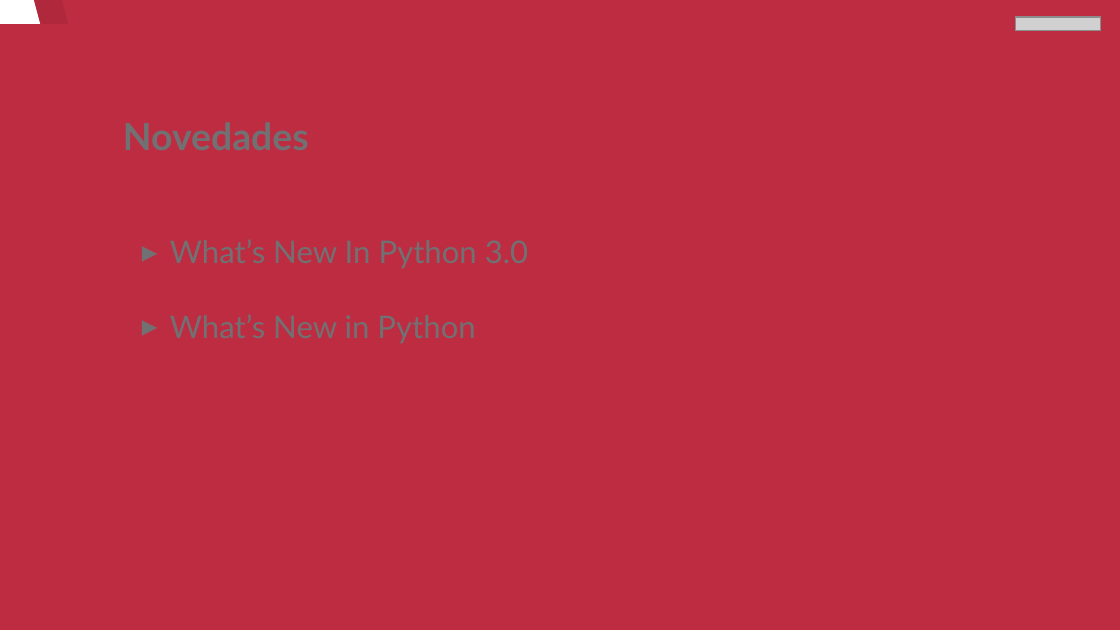
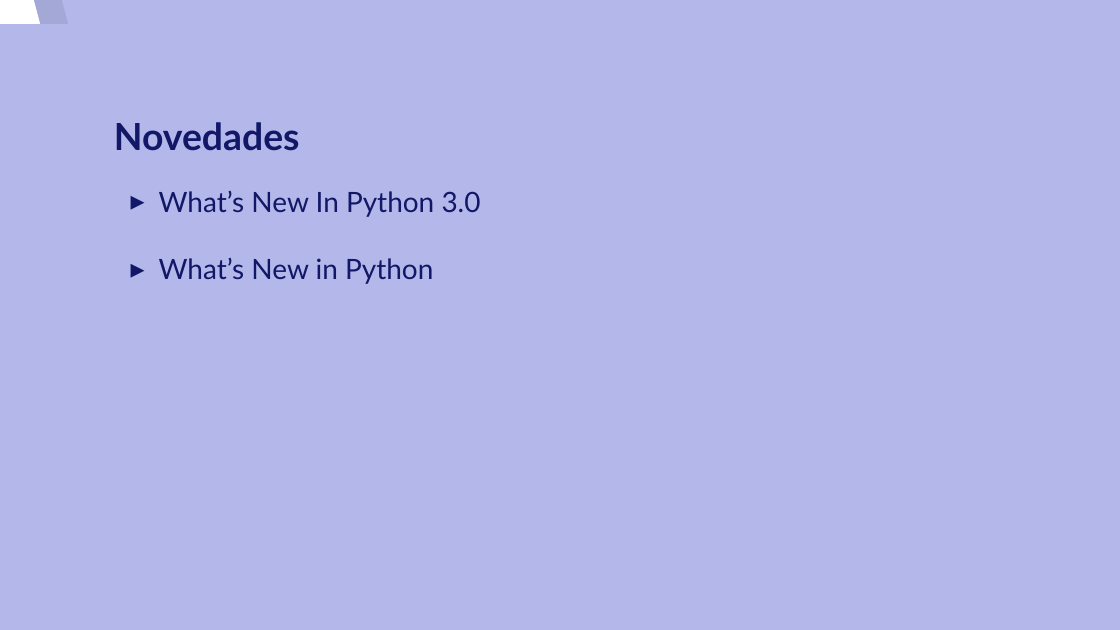
Before and after one commit to josedom24/curso_python3, a slide deck: slide 3 of curso/u2/u2.odp. Drawn at 1120x630 pixels with LibreOffice and Linux fonts; fonts in the diff are those of the drawing; grey boxes stand for pictures. Boxes give left, top, right and bottom in pixels: in the first picture for what was removed or moved away, otherwise in the second. Text is boxed around its words. In the diff, an @@ line names an element or a change of style, - is before the commit and + after.

```diff
--- a/curso/u2/u2.odp
+++ b/curso/u2/u2.odp
@@ background #BE2C42 to #B3B7E9 @@
@@ picture removed at [1015,17,1101,30] @@
@@ title added at [114,122,300,151], 24 pt, text #121867, bold @@
+Novedades
@@ text added at [159,191,481,284], 18 pt, text #121867 @@
+▸ What’s New In Python 3.0
+▸ What’s New in Python
```
Also in this commit, not shown: 4 other slides changed, 1 other file.
